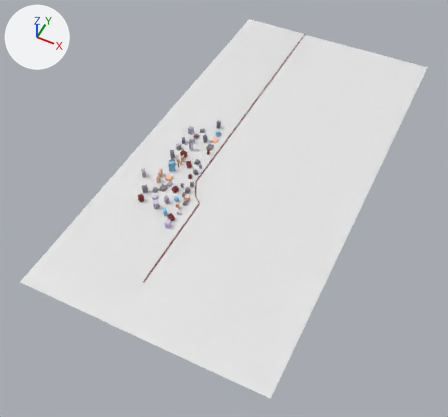
One commit to the Blender file SourceAssets/Environments/Subway/Skyline/Skyline_Mesh.blend: the scene before it, then after it.
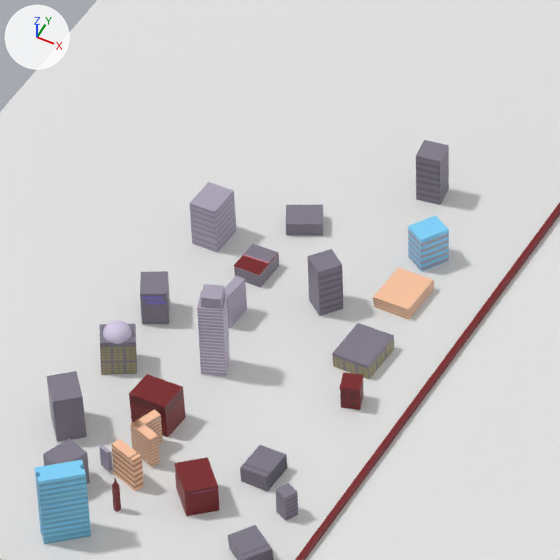
Each version appears first whole from a 50 mm lens placed at (451.0, -695.0, 806.0), pointed at (102.0, 2.0, -66.0), and next in a close-up on the part from 37% to 52% of the width and 25% to 42% of the height. Lighting does not change. The marker at upper left points along +X, +Y and +Z. The older version's two pictures come first.
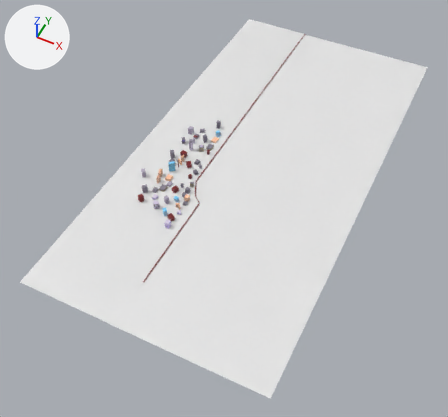
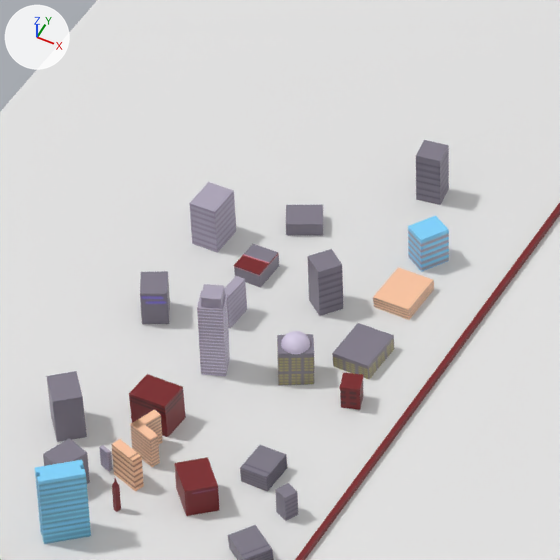
Edits to the bpy script that builds the scene:
```text
Change me_cube:
    where me_cube.from_pydata(...)  # 1603 vertices, 1141 faces; spans x -88.0..341.0, y -334.0..517.0, z -32.0..25.0
    used by ob_cube; location = (0.0, 0.0, 0.0)
    me_cube part 1: the loose piece of 257 vertices spanning x -18.0..-11.0, y 43.0..50.0, z 11.0..14.0 is moved by (40.0, 16.0, 0.0)
    me_cube part 2: the loose piece of 8 vertices spanning x -20.0..-9.0, y 41.0..51.0, z 0.0..6.0 is moved by (40.0, 16.0, 0.0)
    me_cube part 3: the loose piece of 8 vertices spanning x -20.0..-9.0, y 41.0..51.0, z 5.0..11.0 is moved by (40.0, 16.0, 0.0)
```

Location of each change, [x1, y1, x2, y2] in pixels of the close-ups (560 x 560 px; the box of a moved part takes in the faces that stretch with it):
part 1 of me_cube, moved or reshaped
    before: [103, 320, 132, 344]
    after: [281, 331, 310, 354]
part 2 of me_cube, moved or reshaped
    before: [100, 352, 137, 375]
    after: [277, 351, 314, 385]
part 3 of me_cube, moved or reshaped
    before: [100, 324, 137, 361]
    after: [277, 334, 314, 372]
